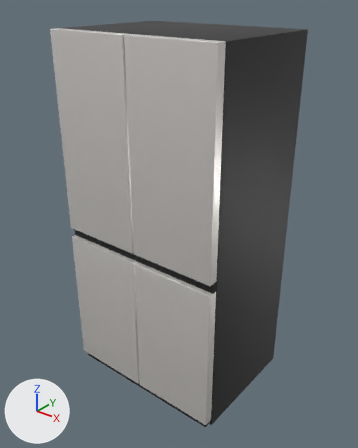
Renders of the glTF model apps/web/models/products/G646MEE021.glb from each side of a commit.
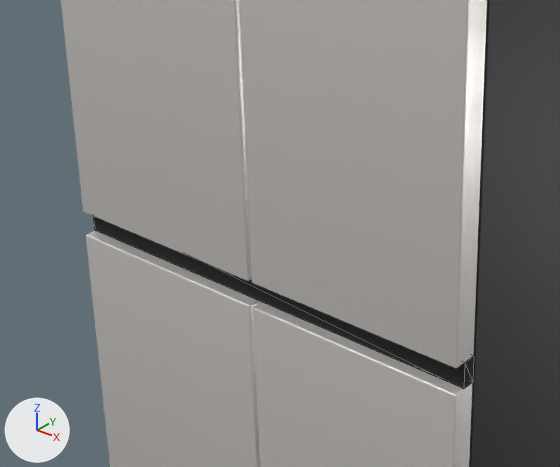
There are two pictures of each version: one whole from a 50 mm lens placed at (1.481, -1.851, 2.043), pointed at (0.009, -0.01, 0.902), one close up on the part from 11% to 69% of the width and 33% to 72% of the height. The axes (+X, +Y, +Z) are drawn at lower left. The lights are the same throughout. The last two pictures show the newer version. The close-ups show mesh edges as thin lines. Where no turn or scale is listed for an object, it has been applied to the vertices.

Names of what the first close-up shows: 'body', 'door_0_upper_left', 'door_1_upper_right', 'door_2_lower_left', 'door_3_lower_right', 'trim_grip_groove'.
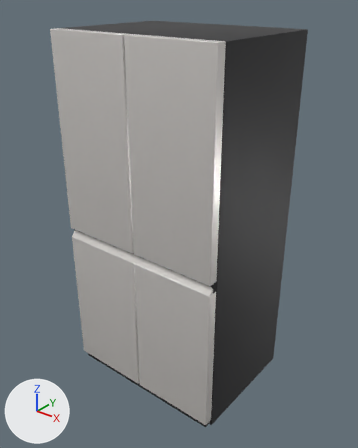
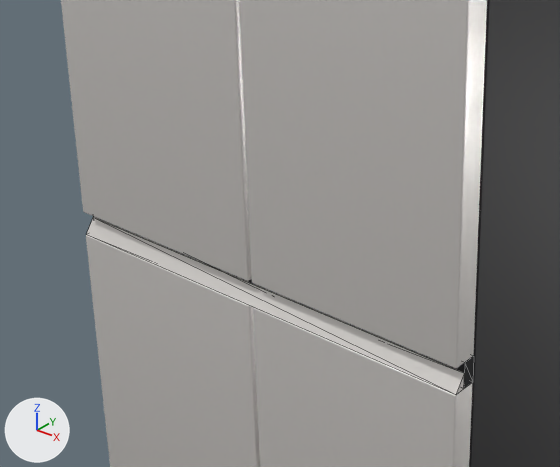
Where the change shows, as pixel boxes [x1, y1, x2, y2] in the close-ups (560 x 467 px):
'door_grip_lip', added
    after: [87, 217, 465, 394]
'trim_grip_groove', unchanged, covered by the edit
    before: [93, 216, 474, 389]
    after: [93, 216, 474, 388]

The change in detail:
Mesh me_door_grip_lip is new.
It has 6 vertices, 8 faces and spans x -0.455..0.455, y -0.352..-0.33, z 0.817..0.847.
It uses material mat_finish.
Object 'door_grip_lip' (ob_door_grip_lip) is new; it shows me_door_grip_lip.
Its location is (0.0, 0.0, 0.0).
